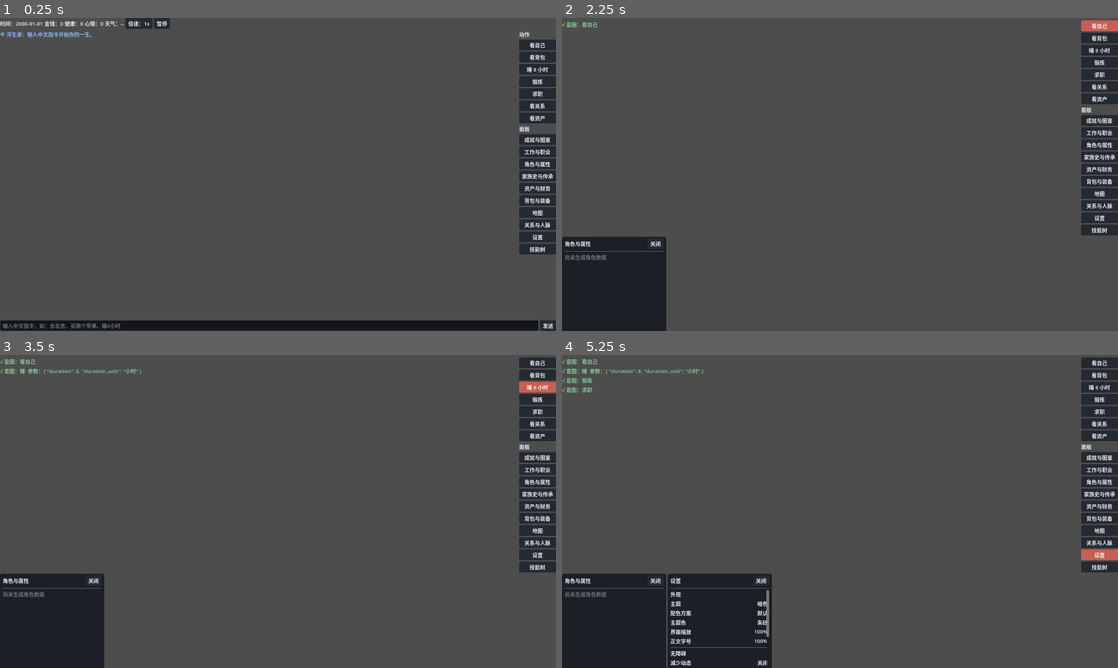
Above: before the commit, frames 1-4 (two rows, left to right).
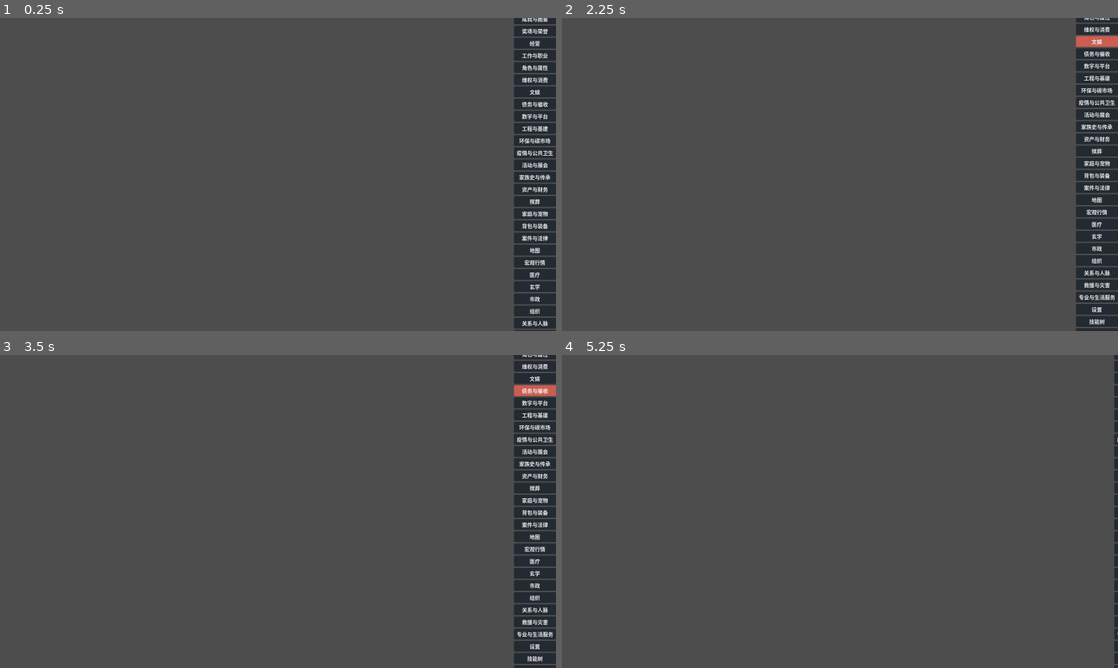
Above: after the commit, the same moments.

Repository: 3uejz/-
Game: Godot game, scene res://ui/main.tscn
Same seed, same stepped clock (60 frames per second), same inputs: the game is played once before the commit and once after it.
Inputs (mouse positions are in pixels of both pictures, inside the frame that each line leads up to):
- Up to frame 1 (0.25 s): no input
- Up to frame 2 (2.25 s): click (1095, 30) at 0.5 s, where only the run after the commit has a clickable "奖项与荣誉"; click (1095, 30) at 1.25 s, where only the run after the commit has a clickable "维权与消费"; click (1095, 39) at 2 s, where only the run after the commit has a clickable "文娱"
- Up to frame 3 (3.5 s): click (533, 389) at 2.75 s, where only the run after the commit has a clickable "债务与催收"
- Up to frame 4 (5.25 s): click (1095, 401) at 3.5 s, where only the run after the commit has a clickable "数字与平台"; click (1095, 414) at 4.25 s, where only the run after the commit has a clickable "工程与基建"; click (1101, 555) at 5 s, where only the run before the commit has a clickable "设置"

The runs differ from the first frame. In frame 1, 7.8% of the frame differs, in the area x 0-100%, y 0-100%; in frame 2, 11%; in frame 3, 10%; in frame 4, 15%.

Commit message:
feat: UI 面板清单扩至 37 并补齐动词表与面板入口映射（任务 51） Co-authored-by: monkeycode-ai <monkeycode-ai@chaitin.com>

Diff:
--- a/client/tests/ui_completeness_test.gd
+++ b/client/tests/ui_completeness_test.gd
@@ -1,6 +1,6 @@
 extends "res://tests/test_base.gd"
 ## 面板入口与动词注册完整性检查（任务 51.1）。
-## 校验：动词规格可解析且无重复；注册表覆盖核心动词且结构完整；12 面板与 ui.md 一致。
+## 校验：动词规格可解析且无重复；注册表覆盖核心动词且结构完整；37 面板与 ui.md 一致。
 
 const CoverageScript = preload("res://command/verb_coverage.gd")
 const RegistryScript = preload("res://command/verb_registry.gd")
@@ -50,6 +50,6 @@
 	var panel_registry = PanelRegistryScript.new()
 	var report: Dictionary = CoverageScript.panel_report(panel_registry)
 	var spec: Array = report["spec"]
-	check_eq(spec.size(), 12, "ui.md 面板清单 12 项")
+	check_eq(spec.size(), 37, "ui.md 面板清单 37 项")
 	check((report["missing"] as Array).is_empty(), "规格面板均已注册: %s" % str(report["missing"]))
 	check((report["extra"] as Array).is_empty(), "注册面板均在规格内: %s" % str(report["extra"]))
--- a/client/ui/components/panel_registry.gd
+++ b/client/ui/components/panel_registry.gd
@@ -1,7 +1,7 @@
 class_name PanelRegistry
 extends RefCounted
 ## 侧边抽屉面板注册与开合（R57；任务 47.2）。
-## 12 个面板可多开并排；异常图鉴/金手指为条件可见。纯逻辑，headless 可测。
+## 37 个面板可多开并排；异常图鉴/金手指为条件可见（全量面板清单见 `ui.md` §4）。纯逻辑，headless 可测。
 
 const COND_ALWAYS: String = "always"
 const COND_ABNORMAL: String = "abnormal"
@@ -17,6 +17,31 @@
 	"finance": {"title": "资产与财务", "condition": COND_ALWAYS},
 	"achievements": {"title": "成就与图鉴", "condition": COND_ALWAYS},
 	"family": {"title": "家族史与传承", "condition": COND_ALWAYS},
+	"business": {"title": "经营", "condition": COND_ALWAYS},
+	"organizations": {"title": "组织", "condition": COND_ALWAYS},
+	"legal": {"title": "案件与法律", "condition": COND_ALWAYS},
+	"rescue": {"title": "救援与灾害", "condition": COND_ALWAYS},
+	"environment": {"title": "环保与碳市场", "condition": COND_ALWAYS},
+	"municipal": {"title": "市政", "condition": COND_ALWAYS},
+	"debt": {"title": "债务与催收", "condition": COND_ALWAYS},
+	"consumer": {"title": "维权与消费", "condition": COND_ALWAYS},
+	"welfare": {"title": "救助与福利", "condition": COND_ALWAYS},
+	"funeral": {"title": "殡葬", "condition": COND_ALWAYS},
+	"metaphysics": {"title": "玄学", "condition": COND_ALWAYS},
+	"medical": {"title": "医疗", "condition": COND_ALWAYS},
+	"content_industry": {"title": "文娱", "condition": COND_ALWAYS},
+	"engineering": {"title": "工程与基建", "condition": COND_ALWAYS},
+	"services": {"title": "专业与生活服务", "condition": COND_ALWAYS},
+	"transport_infra": {"title": "交通基建", "condition": COND_ALWAYS},
+	"household": {"title": "家庭与宠物", "condition": COND_ALWAYS},
+	"sports": {"title": "体育", "condition": COND_ALWAYS},
+	"events": {"title": "活动与展会", "condition": COND_ALWAYS},
+	"awards": {"title": "奖项与荣誉", "condition": COND_ALWAYS},
+	"digital": {"title": "数字与平台", "condition": COND_ALWAYS},
+	"epidemic": {"title": "疫情与公共卫生", "condition": COND_ALWAYS},
+	"war": {"title": "战争与军旅", "condition": COND_ALWAYS},
+	"market": {"title": "宏观行情", "condition": COND_ALWAYS},
+	"weather": {"title": "天气预报", "condition": COND_ALWAYS},
 	"anomaly": {"title": "异常图鉴", "condition": COND_ABNORMAL},
 	"goldfinger": {"title": "金手指", "condition": COND_GOLDFINGER},
 	"settings": {"title": "设置", "condition": COND_ALWAYS},
--- a/client/ui/main.gd
+++ b/client/ui/main.gd
@@ -54,6 +54,37 @@
 	"看关系": "relations", "人脉": "relations",
 	"看地图": "map", "地图": "map",
 	"看资产": "finance", "财务": "finance",
+	"看工作": "career", "职业": "career",
+	"看成就": "achievements", "图鉴": "achievements",
+	"看家族史": "family", "族谱": "family",
+	"看经营": "business", "经营": "business",
+	"看组织": "organizations", "组织": "organizations",
+	"看案件": "legal", "法律": "legal",
+	"看灾害": "rescue", "救援": "rescue",
+	"看环保": "environment", "碳": "environment",
+	"看市政": "municipal", "市政": "municipal",
+	"看债务": "debt", "催收": "debt",
+	"看维权": "consumer", "消费投诉": "consumer",
+	"看福利": "welfare", "社保": "welfare",
+	"看殡葬": "funeral", "丧葬": "funeral",
+	"看玄学": "metaphysics", "命理": "metaphysics",
+	"看医疗": "medical", "病历": "medical",
+	"看文娱": "content_industry", "版权": "content_industry",
+	"看工程": "engineering", "在建": "engineering",
+	"看服务": "services", "生活服务": "services",
+	"看交通": "transport_infra", "班次": "transport_infra",
+	"看家庭": "household", "宠物": "household",
+	"看体育": "sports", "赛事": "sports",
+	"看活动": "events", "展会": "events",
+	"看奖项": "awards", "荣誉": "awards",
+	"看数字": "digital", "平台": "digital",
+	"看疫情": "epidemic", "公共卫生": "epidemic",
+	"看军旅": "war", "前线": "war",
+	"看行情": "market", "宏观": "market",
+	"看天气": "weather", "预报": "weather",
+	"看异常": "anomaly", "异常图鉴": "anomaly",
+	"看系统": "goldfinger", "金手指": "goldfinger",
+	"看设置": "settings", "设置": "settings",
 }
 
 func _ready() -> void:
Not shown, changed: .monkeycode/specs/life-text-sandbox/design.md
Not shown, changed: .monkeycode/specs/life-text-sandbox/gaps.md
Not shown, changed: .monkeycode/specs/life-text-sandbox/tasklist.md
Not shown, changed: .monkeycode/specs/life-text-sandbox/ui.md
Not shown, changed: .monkeycode/specs/life-text-sandbox/verb-registry.md
